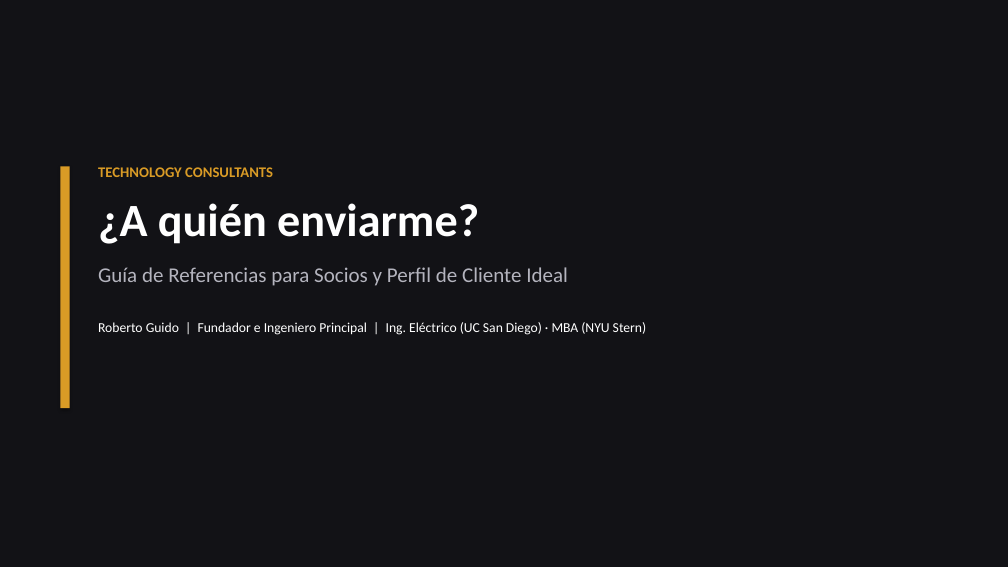
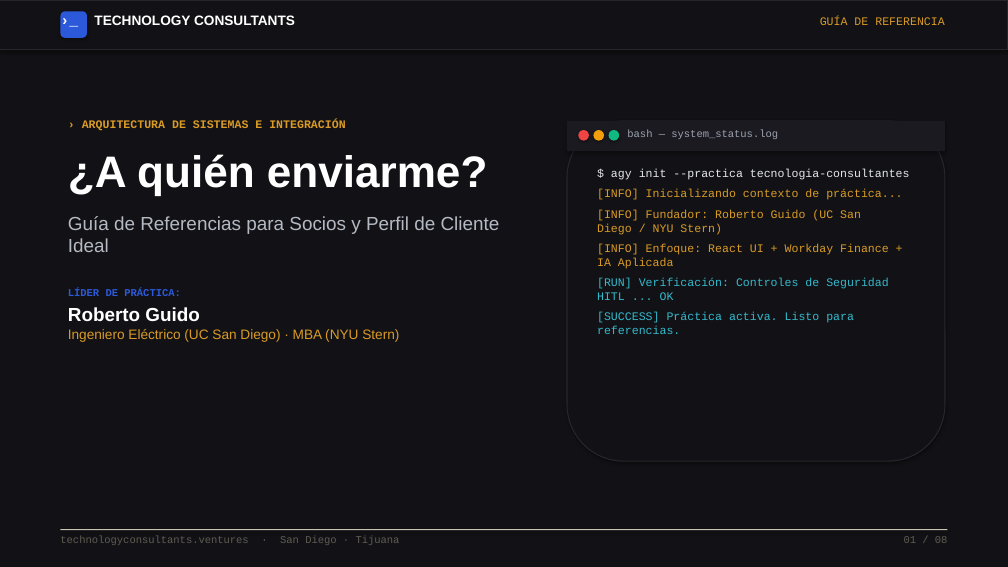
Before and after one commit to rguido198/TechnologyConsultantsVentures, a slide deck: slide 1 of Technology_Consultants_A_Quien_Enviarme_MX.pptx. Drawn at 1008x567 pixels with LibreOffice and Linux fonts; fonts in the diff are those of the drawing. Boxes give left, top, right and bottom in pixels: in the first picture for what was removed or moved away, otherwise in the second. Text is boxed around its words. In the diff, an @@ line names an element or a change of style, - is before the commit and + after.

Commit message:
Redesign PowerPoint presentations to match design.md website UI, nav header, terminal components, and design tokens

```diff
--- a/Technology_Consultants_A_Quien_Enviarme_MX.pptx
+++ b/Technology_Consultants_A_Quien_Enviarme_MX.pptx
@@ rectangle added at box(0, 0, 1008, 49), fill #121216, outline #26262C 1 pt @@
@@ rounded rectangle added at box(60, 11, 87, 38), fill #2B59D9 @@
@@ text added at box(60, 11, 87, 37), 14 pt, text #FFFFFF, bold @@
+›_
@@ text added at box(94, 15, 295, 25), 13 pt, text #FFFFFF, bold @@
+TECHNOLOGY CONSULTANTS
@@ text added at box(820, 17, 944, 25), 11 pt, text #D99B26 @@
+GUÍA DE REFERENCIA
@@ text "› ARQUITECTURA DE SISTEMAS E ...": place and size @@
-text "› ARQUITECTURA DE SISTEMAS E ..." at box(98, 167, 647, 335)
+text "› ARQUITECTURA DE SISTEMAS E ..." at box(68, 120, 500, 342)
@@ text at box(82, 120, 345, 132): text changed; size 14 to 11 pt; font Calibri to Courier New @@
-TECHNOLOGY CONSULTANTS
+› ARQUITECTURA DE SISTEMAS E INTEGRACIÓN
@@ rounded rectangle added at box(567, 121, 945, 461), fill #121216, outline #26262C 1 pt @@
@@ rectangle added at box(567, 121, 945, 151), fill #1A1A20 @@
@@ ellipse added at box(578, 130, 589, 141), fill #EF4444 @@
@@ ellipse added at box(594, 130, 604, 141), fill #F59E0B @@
@@ ellipse added at box(609, 130, 619, 141), fill #10B981 @@
@@ text added at box(627, 130, 778, 139), 10 pt, text #9CA3AF @@
+bash — system_status.log
@@ rectangle removed at box(60, 166, 70, 408) @@
@@ text at box(68, 154, 500, 252): size 44 to 42 pt in "¿A quién enviarme?"; font Calibri to Arial in "¿A quién enviarme?", "Guía de Referencias para Socios y Perfil ..."; size 20 to 18 pt, text colour #B4B4BE to #B4B9C3 in "Guía de Referencias para Socios y Perfil ..."; less space between paragraphs; more space between paragraphs @@
@@ text added at box(597, 169, 910, 334), 11 pt, text #D99B26 @@
+$ agy init --practica tecnologia-consultantes
+[INFO] Inicializando contexto de práctica...
+[INFO] Fundador: Roberto Guido (UC San Diego / NYU Stern)
+[INFO] Enfoque: React UI + Workday Finance + IA Aplicada
+[RUN] Verificación: Controles de Seguridad HITL ... OK
+[SUCCESS] Práctica activa. Listo para referencias.
@@ text at box(68, 289, 399, 342): text changed; font Calibri to Arial; text colour #FFFFFF to #D99B26 @@
-Roberto Guido | Fundador e Ingeniero Principal | Ing. Eléctrico (UC San Diego) · MBA (NYU Stern)
+LÍDER DE PRÁCTICA:
+Roberto Guido
+Ingeniero Eléctrico (UC San Diego) · MBA (NYU Stern)
@@ rectangle added at box(60, 529, 948, 530), fill #C9C3B2 @@
@@ text added at box(60, 536, 400, 545), 10 pt, text #5F5C52 @@
+technologyconsultants.ventures · San Diego · Tijuana
@@ text added at box(904, 536, 948, 543), 10 pt, text #5F5C52 @@
+01 / 08
```
Also in this commit, not shown: 7 other slides changed, 1 other file.
